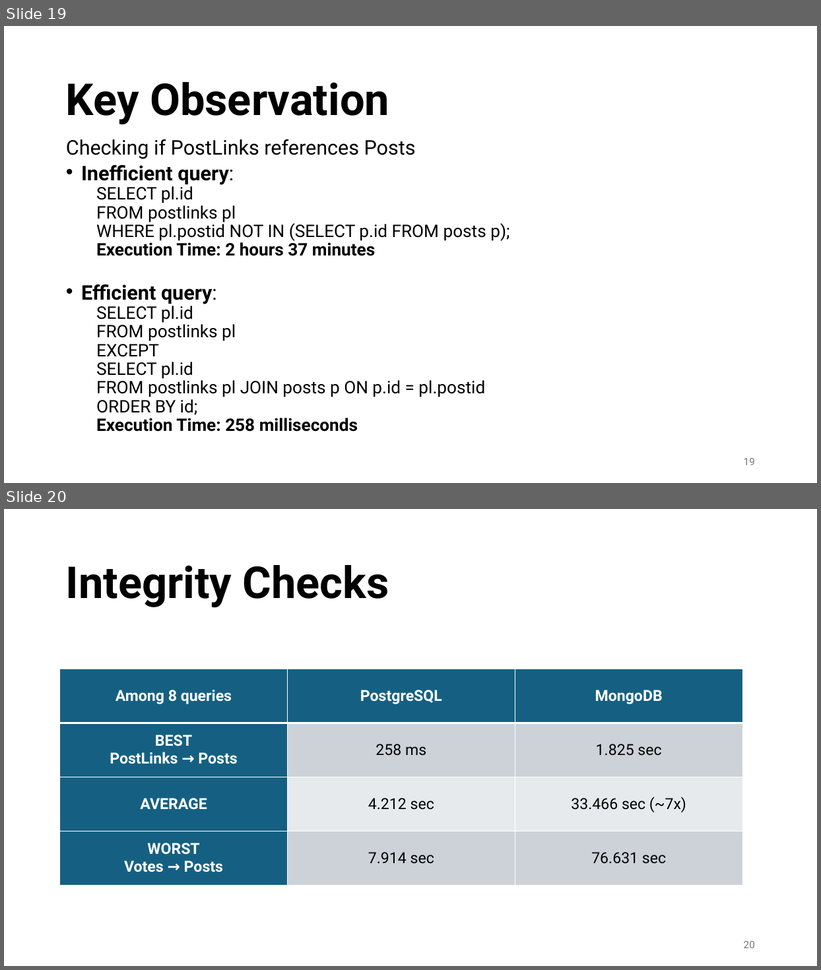
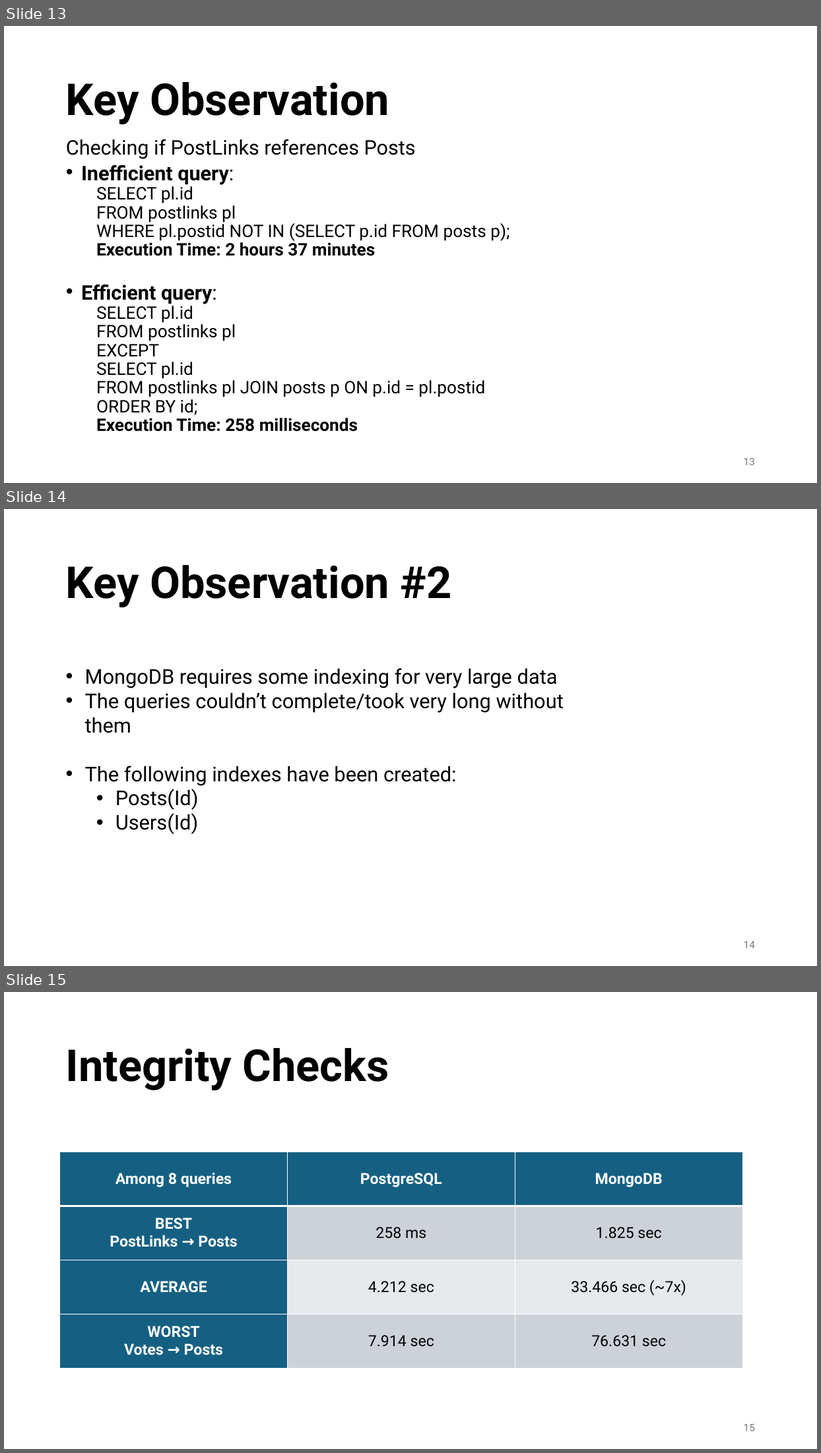
Before and after one commit to skhanlari/DataManagement, a slide deck: Presentation/DM Presentation.pptx. Shown one above the other, each under a label of ours: slides 19 and 20 before the commit, slides 13, 14 and 15 after it. The pictures are 821x970 and 821x1453 pixels, drawn with LibreOffice and Linux fonts; fonts in the diff are those of the drawing; background and template pictures are left out. Boxes give left, top, right and bottom in pixels: in the first picture for what was removed or moved away, otherwise in the second. Text is boxed around its words. In the diff, an @@ line names an element or a change of style, - is before the commit and + after.

```diff
--- a/Presentation/DM Presentation.pptx
+++ b/Presentation/DM Presentation.pptx
@@ slide 14 added at (4,509,817,966), background picture (left out) @@
@@ title added at (66,565,452,608), 52 pt, text #000000, bold @@
+Key Observation #2
@@ text added at (85,668,564,810), 24 pt, text #000000 @@
+• MongoDB requires some indexing for very large data
+• The queries couldn’t complete/took very long without them
+• The following indexes have been created:
+  • Posts(Id)
+  • Users(Id)
@@ page number added at (744,941,755,949), 12 pt, text #797979 @@
+14
@@ what was slide 19 is now slide 13 @@
@@ page number at (744,458,755,466): text changed @@
-19
+13
@@ what was slide 20 is now slide 15 @@
@@ page number at (744,1424,755,1432): text changed @@
-20
+15
```
Also in this commit, not shown: 8 slides changed, 6 other slides added, 1 other file.
